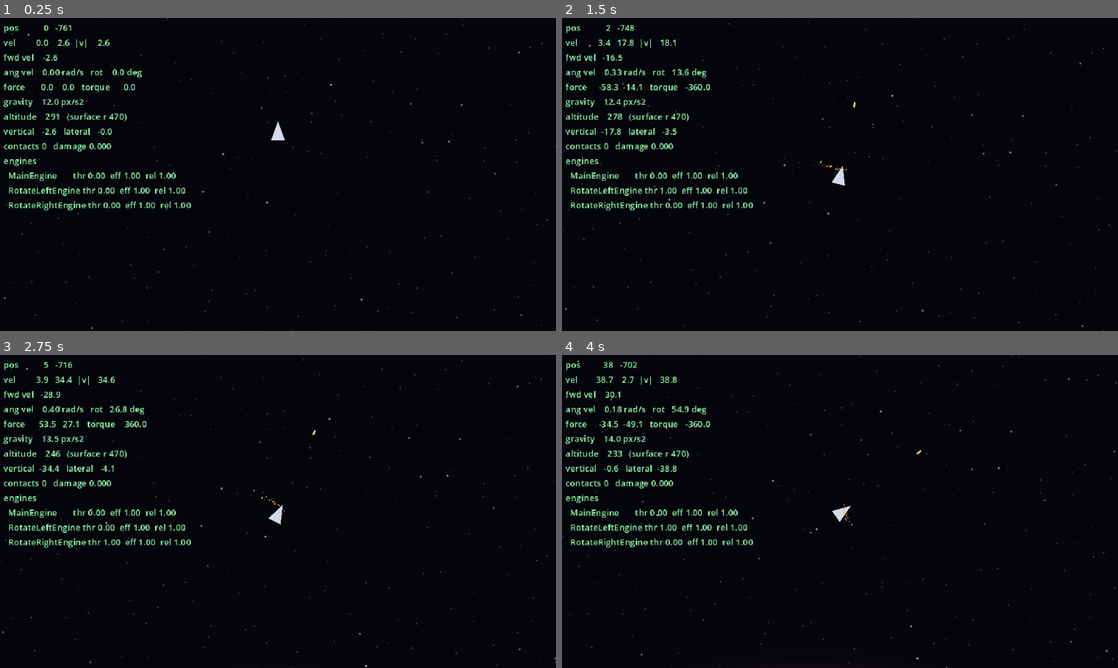
Above: before the commit, frames 1-4 (two rows, left to right).
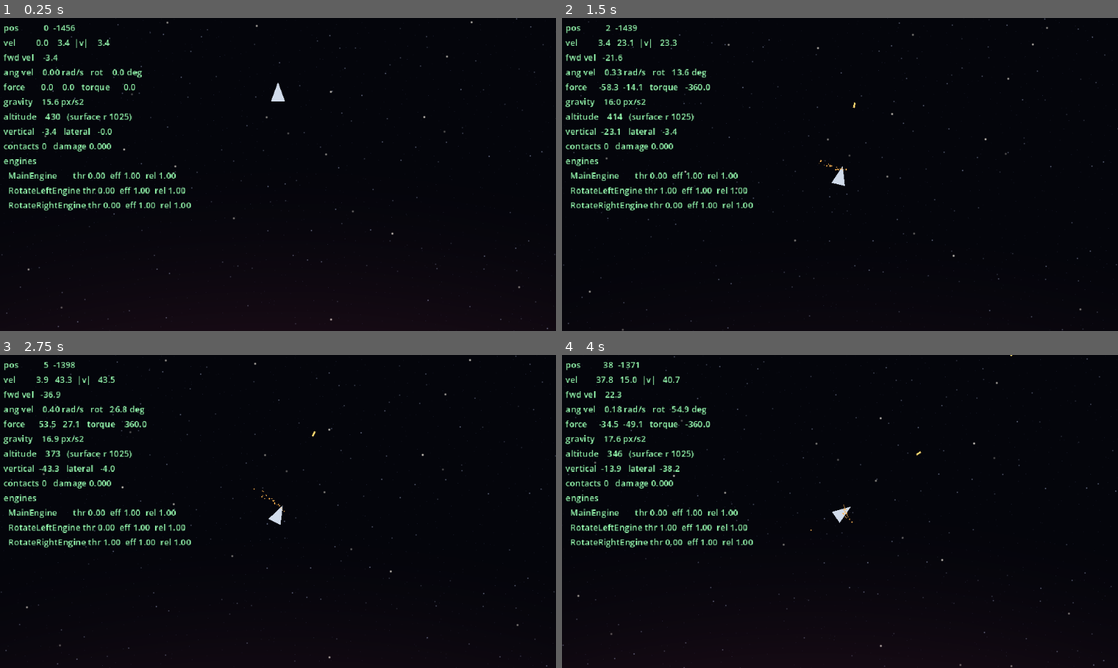
Above: after the commit, the same moments.

Repository: wroniasty/stardust
Game: Godot game, scene res://scenes/world.tscn
Same seed, same stepped clock (60 frames per second), same inputs: the game is played once before the commit and once after it.
Inputs:
- Up to frame 1 (0.25 s): no input
- Up to frame 2 (1.5 s): hold D (ship_rotate_right) 0.53-1.28 s; hold Space (ship_fire) 0.53-1.28 s; hold A (ship_rotate_left) from 1.28 s (still down); tap Space (ship_fire) at 1.35 s
- Up to frame 3 (2.75 s): release A (ship_rotate_left) at 2.03 s; hold D (ship_rotate_right) from 2.03 s (still down); hold Space (ship_fire) from 2.03 s (still down)
- Up to frame 4 (4 s): release D (ship_rotate_right) at 2.78 s; release Space (ship_fire) at 2.78 s; hold W (ship_thrust) 2.78-3.53 s; tap Space (ship_fire) at 2.85 s; hold A (ship_rotate_left) from 3.53 s (still down); hold Space (ship_fire) from 3.53 s (still down)

The runs differ from the first frame. In frame 1, 0.8% of the frame differs, in the area x 0-100%, y 0-100%; in frame 2, 0.8%; in frame 3, 0.8%; in frame 4, 1.0%.

Commit message:
Bigger planets and much deeper atmospheres
Judged by eye: at ~500 px radius the horizon curved too hard to read as ground
and the atmosphere was too thin to see. Planet radius goes to 900..1800 px and
atmosphere height from 10..22% of the radius to 25..45%.

Three things had to follow the new scale:
- The angular sample cap rose from 4096 to 8192, or the largest planets fell
  below the promised 1.5 px per texel.
- Air now reaches 1.45 R at its thickest, so the orbit test at 1.5 R was no
  longer outside it. Moved to 2.0 R, and the run extended to 30 s.
- The atmosphere rim thresholds are fractions of atmosphere height, so deep air
  blew them up: 0.08/0.7 put a 270 px glow on a 360 px screen. Tightened to
  0.03/0.30.

Spawn altitude drops from 0.5 to 0.3 of the radius above the terrain ceiling,
which now lands the ship near the top of the atmosphere instead of far out.

Re-measured at the new scale: generation 7.8-14.4 ms one-time, crater plus full
texture upload 0.25-0.51 ms, worst-case hull sampling 0.078-0.085 ms per tick.
Still comfortably inside a 16.6 ms frame. Memory reaches 1.7 MB per planet,
worth remembering for M3 streaming. Orbit now holds to 0.05% over 30 s and a
landed ship settles at 1.0 px/s instead of 8.3, since the local slope is
flatter on a bigger world. 48 checks pass.

Co-Authored-By: Claude Opus 5 (1M context) <noreply@anthropic.com>

Diff:
--- a/scripts/planet.gd
+++ b/scripts/planet.gd
@@ -149,7 +149,7 @@
 	var rng: RandomNumberGenerator = RandomNumberGenerator.new()
 	rng.seed = planet_seed
 
-	surface_radius = rng.randf_range(400.0, 900.0)
+	surface_radius = rng.randf_range(900.0, 1800.0)
 	# Kept well under the ship's 80 px/s^2 of main thrust so a stock ship can
 	# always lift off. Heavy worlds that fight the engines are an M2 problem.
 	surface_gravity = rng.randf_range(25.0, 60.0)
@@ -159,7 +159,7 @@
 		atmosphere_height = 0.0
 		atmosphere_density = 0.0
 	else:
-		atmosphere_height = surface_radius * rng.randf_range(0.10, 0.22)
+		atmosphere_height = surface_radius * rng.randf_range(0.25, 0.45)
 		atmosphere_density = rng.randf_range(0.4, 1.0)
 
 	surface_color = Color.from_hsv(rng.randf(), rng.randf_range(0.15, 0.45), rng.randf_range(0.30, 0.55))
--- a/scripts/planet_terrain.gd
+++ b/scripts/planet_terrain.gd
@@ -20,7 +20,7 @@
 const TARGET_TEXEL_PX: float = 1.5
 
 const MIN_ANGULAR_SAMPLES: int = 512
-const MAX_ANGULAR_SAMPLES: int = 4096
+const MAX_ANGULAR_SAMPLES: int = 8192
 const MIN_RADIAL_SAMPLES: int = 64
 const MAX_RADIAL_SAMPLES: int = 512
 
--- a/scripts/world.gd
+++ b/scripts/world.gd
@@ -13,8 +13,10 @@
 ## Seed every world object is derived from.
 @export var world_seed: int = 20260922
 
-## Where the ship starts, as a fraction of the planet radius above the surface.
-@export var spawn_altitude_ratio: float = 0.5
+## Where the ship starts, as a fraction of the planet radius above the terrain
+## ceiling. Tuned to drop the ship near the top of the atmosphere rather than
+## far out in empty space.
+@export var spawn_altitude_ratio: float = 0.3
 
 ## Container the StreamingManager instantiates the active system into.
 @onready var systems: Node2D = $Systems
--- a/shaders/atmosphere.gdshader
+++ b/shaders/atmosphere.gdshader
@@ -70,8 +70,11 @@
 	float alpha = over_disc * (haze_strength + clouds * 0.45);
 	alpha += (1.0 - over_disc) * air * air * haze_strength * 1.6;
 
-	// Rim light: a bright band just above the ground, fading outwards.
-	float rim = smoothstep(0.0, 0.08, altitude) * (1.0 - smoothstep(0.08, 0.7, altitude));
+	// Rim light: a bright band just above the ground, fading outwards. The
+	// thresholds are fractions of the atmosphere height, so they had to tighten
+	// when the air got deep: at 0.08/0.7 a 400 px atmosphere put a 270 px glow
+	// on a 360 px screen.
+	float rim = smoothstep(0.0, 0.03, altitude) * (1.0 - smoothstep(0.03, 0.30, altitude));
 	alpha += rim * rim_strength;
 
 	vec3 color = mix(atmosphere_color, vec3(1.0), clouds * over_disc * 0.5 + rim * 0.35);
--- a/tools/smoke_test.gd
+++ b/tools/smoke_test.gd
@@ -18,7 +18,7 @@
 
 const BURN_TICKS: int = 60
 const FALL_TICKS: int = 60
-const ORBIT_TICKS: int = 900
+const ORBIT_TICKS: int = 1800
 const LANDING_TICKS: int = 420
 
 ## How far above the local ground the landing test drops the ship.
@@ -236,7 +236,9 @@
 			_ship.global_position = _planet.global_position + Vector2.UP * _planet.surface_radius * 2.0
 		Phase.ORBIT:
 			# Well clear of the atmosphere, so drag cannot be blamed for drift.
-			_orbit_radius = _planet.surface_radius * 1.5
+			# Air now reaches 1.45 R at its thickest, so 1.5 R is no longer
+			# outside it on every seed.
+			_orbit_radius = _planet.surface_radius * 2.0
 			_orbit_min = INF
 			_orbit_max = 0.0
 			_ship.global_position = _planet.global_position + Vector2.UP * _orbit_radius
Not shown, changed: IDEAS.md
